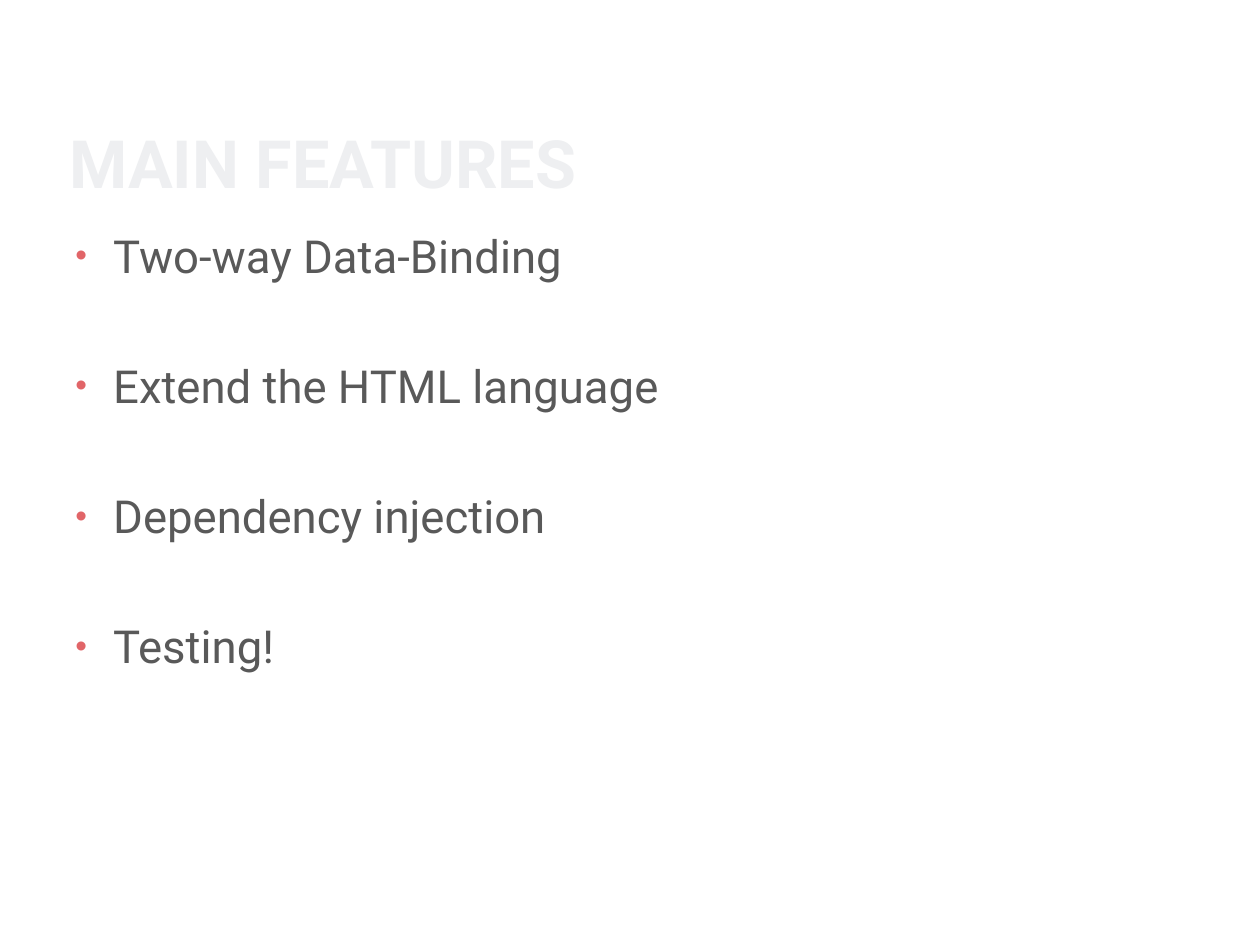
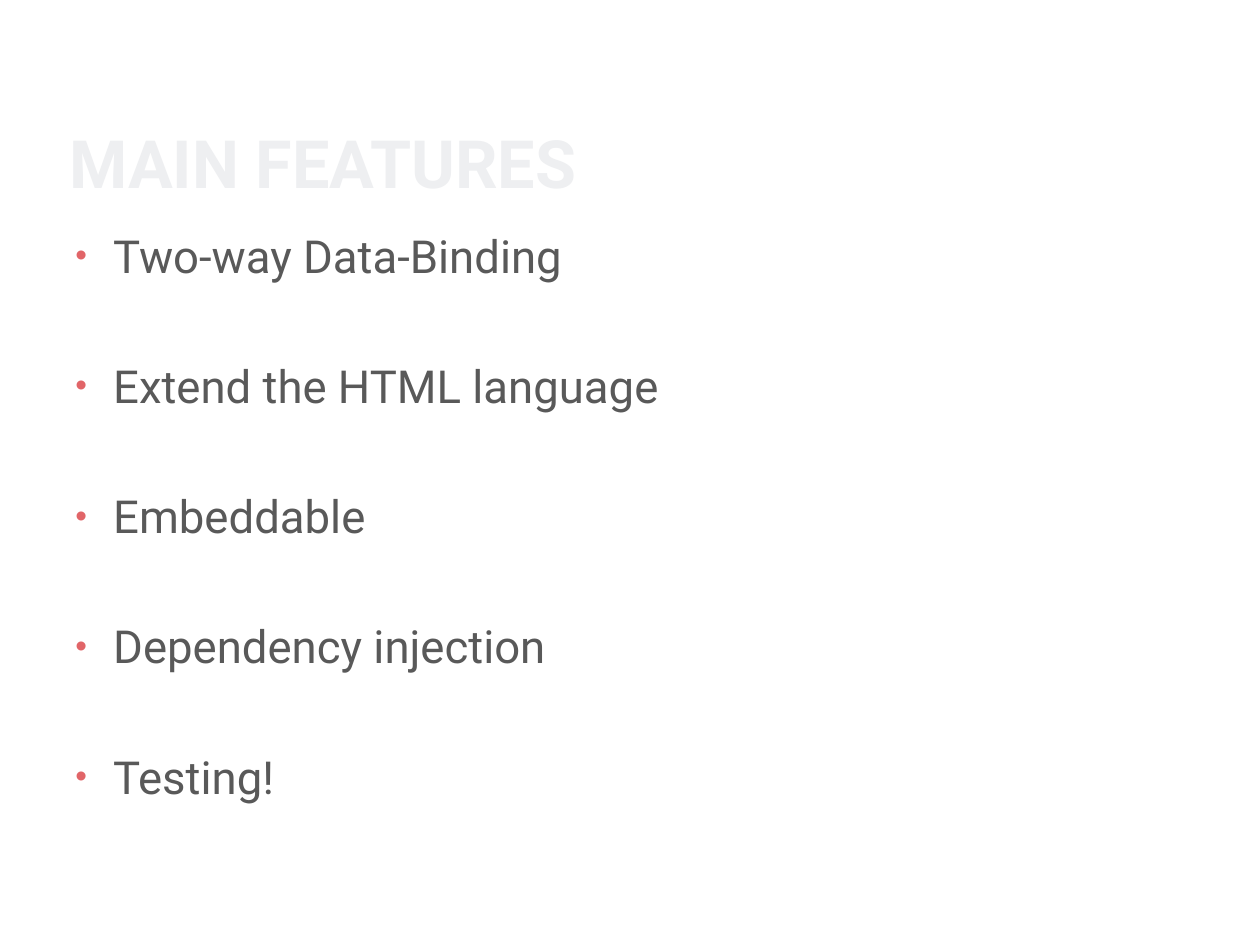
Before and after one commit to gibson-wong/AngularJS-Project, a slide deck: slide 5 of AngularJS.pptx. Drawn at 1260x945 pixels with LibreOffice and Linux fonts; fonts in the diff are those of the drawing; background and template pictures are left out. Boxes give left, top, right and bottom in pixels: in the first picture for what was removed or moved away, otherwise in the second. Text is boxed around its words. In the diff, an @@ line names an element or a change of style, - is before the commit and + after.

```diff
--- a/AngularJS.pptx
+++ b/AngularJS.pptx
@@ text at [113, 499, 365, 534]: paragraph added @@
+• Embeddable
```
Also in this commit, not shown: 8 other slides changed, 1 slide added, 8 other files.
